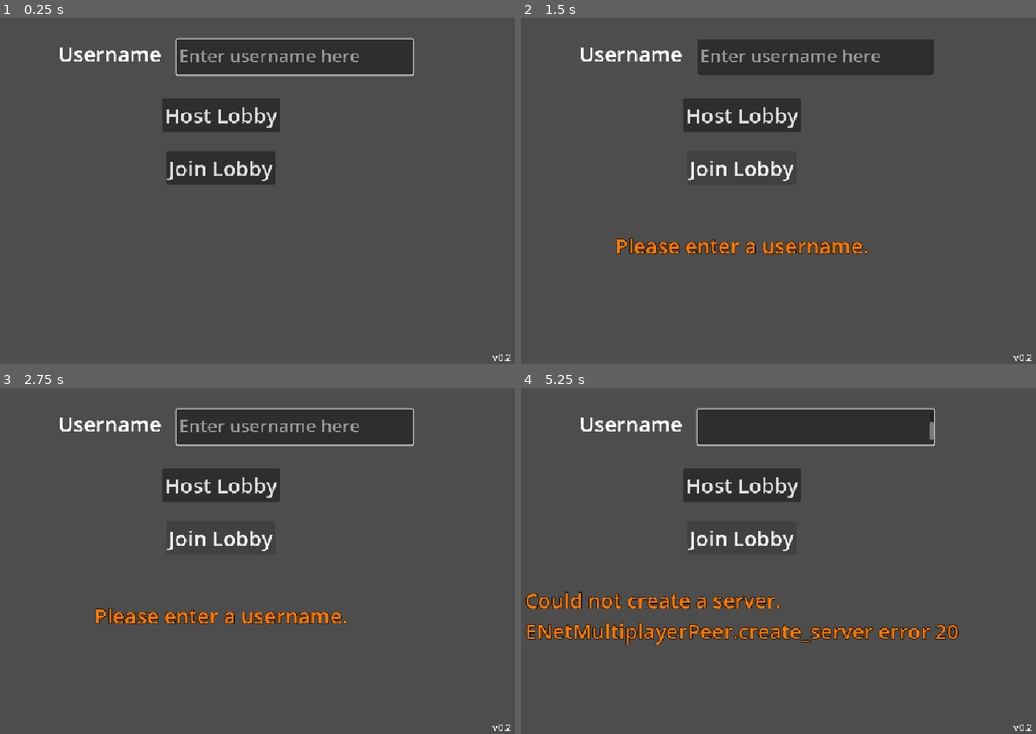
Above: before the commit, frames 1-4 (two rows, left to right).
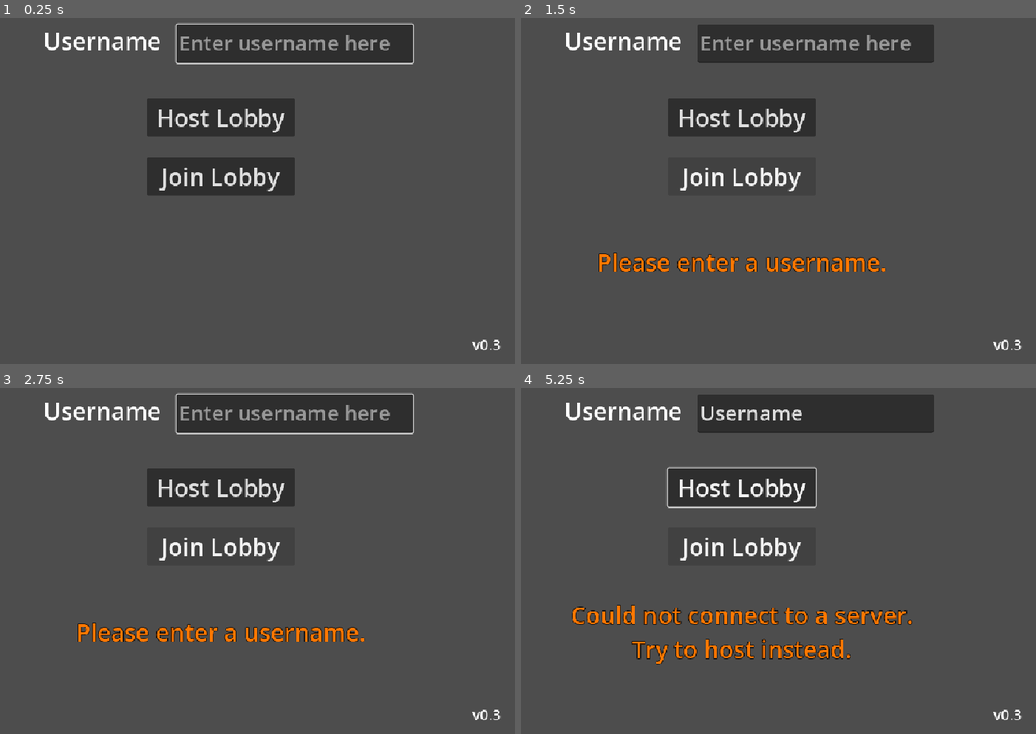
Above: after the commit, the same moments.

Repository: BilgiPasa/chat-app-in-godot
Game: Godot game, scene res://main_scene.tscn
Two runs of this game, one before a commit and one after it. Both use one fixed random seed, a clock stepped at 60 frames per second and the inputs below.
Inputs:
- Up to frame 1 (0.25 s): no input
- Up to frame 2 (1.5 s): click "Host Lobby" at 0.5 s; click "Join Lobby" at 1.25 s
- Up to frame 3 (2.75 s): hold Tab (tab) from 2.03 s (still down)
- Up to frame 4 (5.25 s): type "Username" at 2.75 s; tap Enter (enter) at 3.5, 3.8 s; release Tab (tab) at 3.53 s; tap Tab (tab) at 3.6, 5.1 s; hold Tab (tab) 4.28-5.03 s

The runs differ from the first frame. In frame 1, 10% of the frame differs, in the area x 8-100%, y 1-100%; in frame 2, 10%; in frame 3, 11%; in frame 4, 13%, in the area x 0-100%, y 1-100%.

Commit message:
Add a basic animation to warning label when trying to connect, Update error reporting when trying to host or join, Update the UI, Update some code, Add some comments, Update README, Update to version 0.3

Diff:
--- a/main_scene.gd
+++ b/main_scene.gd
@@ -1,32 +1,36 @@
 extends Control
 
-@export var reset_text_timer: Timer
-@export var revert_text_timer: Timer
+@export var reset_text_timer: Timer # For sending message when pressed enter
+@export var revert_text_timer: Timer # For reverting text when pressed tab
+@export var dots_timer: Timer # For animating the dots of the warning label
 @export var version_label: Label
 
-@export var start_menu: Control
+@export var start_menu: Control # The menu that shows at start
 @export var username_text_edit: TextEdit
 @export var host_button: Button
 @export var join_button: Button
 @export var warning_label: Label
 
-@export var chat_menu: Control
+@export var chat_menu: Control # The chat menu
 @export var chat_text_edit: TextEdit
 @export var message_text_edit: TextEdit
 @export var send_button: Button
 
 const PORT: int = 9999
-const TEXT_TIMERS_WAIT_SECONDS: float = 0.1
+const TEXT_TIMERS_WAIT_SECONDS: float = 0.01
+const DOTS_TIMER_WAIT_SECONDS: float = 0.75
 const USERNAME_ERROR_TEXT: String = "Please enter a username."
-const USERNAME_ERROR_TEXT_2: String = "Please don't have a space at the start of the username."
-const USERNAME_ERROR_TEXT_3: String = "Please don't have a space at the end of the username."
-
+const USERNAME_ERROR_TEXT_2: String = "Please don't have a space\nat the start of the username."
+const USERNAME_ERROR_TEXT_3: String = "Please don't have a space\nat the end of the username."
+const TRYING_TO_CONNECT_TEXT: String = "Trying to connect to the server."
+
+var dots_of_the_text: int = 1 # For the dots_timer
 var lobby_chat: String = "" # This variable is only used by the host.
 var username: String
-var temp_str: String
+var temp_str: String # For storing texts temporarily
 
 enum RevertTypes{USERNAME, MESSAGE} # Types of text reverting when pressed tab
-var current_revert_type: RevertTypes
+var current_revert_type: RevertTypes # Used for reverting text when pressed tab
 var shift_tabbed_at_start_menu: bool = false # Used for determining what to grab focus after reverting the text at the start menu
 
 func _ready() -> void:
@@ -35,16 +39,18 @@
 	process_mode = Node.PROCESS_MODE_ALWAYS
 	reset_text_timer.wait_time = TEXT_TIMERS_WAIT_SECONDS
 	revert_text_timer.wait_time = TEXT_TIMERS_WAIT_SECONDS
+	dots_timer.wait_time = DOTS_TIMER_WAIT_SECONDS
 	version_label.text = "v" + str(ProjectSettings.get_setting("application/config/version"))
 	warning_label.hide()
 	chat_text_edit.editable = false
 	open_start_menu()
 
-func made_connection() -> void:
+func made_connection() -> void: # When clients enters a lobby
 	open_chat_menu()
 	send_message.rpc("\n[Client] " + username + " entered the lobby at " + Time.get_time_string_from_system())
 
-func failed_connection() -> void:
+func failed_connection() -> void: # When client fails to connect
+	dots_timer.stop()
 	show_warning_label_with_text("Could not connect to the server.")
 	multiplayer.multiplayer_peer = OfflineMultiplayerPeer.new()
 	host_button.disabled = false
@@ -74,9 +80,15 @@
 	else:
 		username = username_text_edit.text
 		var peer = ENetMultiplayerPeer.new()
-		var error = peer.create_server(PORT)
-
-		if error:
+		var error: int = peer.create_server(PORT)
+
+		if error == 20: # If the error is ERR_CANT_CREATE
+			show_warning_label_with_text("Could not create a server.\nTry to join instead.")
+			return
+		elif error == 22: # If the error is ERR_ALREADY_IN_USE
+			show_warning_label_with_text("Could not create a server.\nYou are already in a server.")
+			return
+		elif error: # If there is an another error
 			show_warning_label_with_text("Could not create a server.\nENetMultiplayerPeer.create_server error " + str(error))
 			return
 
@@ -96,19 +108,26 @@
 	else:
 		username = username_text_edit.text
 		var peer = ENetMultiplayerPeer.new()
-		var error = peer.create_client("127.0.0.1", PORT)
-
-		if error:
+		var error: int = peer.create_client("127.0.0.1", PORT) # Connect to localhost
+
+		if error == 20: # If the error is ERR_CANT_CREATE
+			show_warning_label_with_text("Could not connect to a server.\nTry to host instead.")
+			return
+		elif error == 22: # If the error is ERR_ALREADY_IN_USE
+			show_warning_label_with_text("Could not connect to a server.\nYou are already in a server.")
+			return
+		elif error: # If there is an another error
 			show_warning_label_with_text("Could not create a server.\nENetMultiplayerPeer.create_client error " + str(error))
 			return
 
 		multiplayer.multiplayer_peer = peer
 		host_button.disabled = true
 		join_button.disabled = true
-		show_warning_label_with_text("Trying to connect to the server.")
+		show_warning_label_with_text(TRYING_TO_CONNECT_TEXT)
+		dots_timer.start()
 
 func _input(event: InputEvent) -> void:
-	if event.is_action_pressed("enter"):
+	if event.is_action_pressed("enter"): # If pressed enter
 		if start_menu.visible && username_text_edit.has_focus():
 			current_revert_type = RevertTypes.USERNAME
 			temp_str = username_text_edit.text
@@ -121,9 +140,8 @@
 			else:
 				send_message_and_reset_text("\n" + username + ": " + temp_str)
 
-	if event.is_action_pressed("shift_tab"):
+	if event.is_action_pressed("tab"): # If pressed tab
 		if start_menu.visible && username_text_edit.has_focus():
-			shift_tabbed_at_start_menu = true
 			current_revert_type = RevertTypes.USERNAME
 			temp_str = username_text_edit.text
 			revert_text_timer.start()
@@ -131,8 +149,10 @@
 			current_revert_type = RevertTypes.MESSAGE
 			temp_str = message_text_edit.text
 			revert_text_timer.start()
-	elif event.is_action_pressed("tab"):
+
+	if event.is_action_pressed("shift_tab"): # If pressed shift + tab
 		if start_menu.visible && username_text_edit.has_focus():
+			shift_tabbed_at_start_menu = true
 			current_revert_type = RevertTypes.USERNAME
 			temp_str = username_text_edit.text
 			revert_text_timer.start()
@@ -183,6 +203,17 @@
 		message_text_edit.text = temp_str
 		send_button.grab_focus()
 
+func _on_dots_timer_timeout() -> void:
+	if dots_of_the_text == 1:
+		show_warning_label_with_text(TRYING_TO_CONNECT_TEXT + ".")
+		dots_of_the_text = 2
+	elif dots_of_the_text == 2:
+		show_warning_label_with_text(TRYING_TO_CONNECT_TEXT + "..")
+		dots_of_the_text = 3
+	else:
+		show_warning_label_with_text(TRYING_TO_CONNECT_TEXT)
+		dots_of_the_text = 1
+
 func text_is_null_or_empty(text: String) -> bool:
 	return text == null || text.is_empty()
 
--- a/main_scene.tscn
+++ b/main_scene.tscn
@@ -2,7 +2,7 @@
 
 [ext_resource type="Script" uid="uid://dieqc6fxr55eo" path="res://main_scene.gd" id="1_0f027"]
 
-[node name="MainScene" type="Control" unique_id=2032507651 node_paths=PackedStringArray("reset_text_timer", "revert_text_timer", "version_label", "start_menu", "username_ …(126 unchanged characters)…
+[node name="MainScene" type="Control" unique_id=2032507651 node_paths=PackedStringArray("reset_text_timer", "revert_text_timer", "dots_timer", "version_label", "start_menu", "username_ …(126 unchanged characters)…
 layout_mode = 3
 anchors_preset = 15
 anchor_right = 1.0
@@ -12,6 +12,7 @@
 script = ExtResource("1_0f027")
 reset_text_timer = NodePath("ResetTextTimer")
 revert_text_timer = NodePath("RevertTextTimer")
+dots_timer = NodePath("DotsTimer")
 version_label = NodePath("VersionLabel")
 start_menu = NodePath("StartMenu")
 username_text_edit = NodePath("StartMenu/UsernameTextEdit")
@@ -27,6 +28,8 @@
 
 [node name="RevertTextTimer" type="Timer" parent="." unique_id=530097133]
 
+[node name="DotsTimer" type="Timer" parent="." unique_id=1086419890]
+
 [node name="VersionLabel" type="Label" parent="." unique_id=1321091870]
 layout_mode = 1
 anchors_preset = 3
@@ -34,10 +37,13 @@
 anchor_top = 1.0
 anchor_right = 1.0
 anchor_bottom = 1.0
-offset_left = -40.0
-offset_top = -23.0
+offset_left = -75.0
+offset_top = -50.0
+offset_right = -22.0
+offset_bottom = -15.0
 grow_horizontal = 0
 grow_vertical = 0
+theme_override_font_sizes/font_size = 25
 text = "vA.B"
 
 [node name="StartMenu" type="Control" parent="." unique_id=1366307642]
@@ -55,13 +61,13 @@
 anchor_top = 0.5
 anchor_right = 0.5
 anchor_bottom = 0.5
-offset_left = -275.0
-offset_top = -150.0
-offset_right = -100.99982
-offset_bottom = -101.0
-grow_horizontal = 2
-grow_vertical = 2
-theme_override_font_sizes/font_size = 35
+offset_left = -300.0
+offset_top = -175.0
+offset_right = -100.0
+offset_bottom = -120.0
+grow_horizontal = 2
+grow_vertical = 2
+theme_override_font_sizes/font_size = 40
 text = "Username"
 
 [node name="UsernameTextEdit" type="TextEdit" parent="StartMenu" unique_id=1501573926]
@@ -72,9 +78,9 @@
 anchor_right = 0.5
 anchor_bottom = 0.5
 offset_left = -75.0
-offset_top = -150.0
+offset_top = -175.0
 offset_right = 325.0
-offset_bottom = -90.0
+offset_bottom = -110.0
 grow_horizontal = 2
 grow_vertical = 2
 focus_neighbor_left = NodePath(".")
@@ -83,7 +89,7 @@
 focus_neighbor_bottom = NodePath("../HostButton")
 focus_next = NodePath("../HostButton")
 focus_previous = NodePath("../JoinButton")
-theme_override_font_sizes/font_size = 30
+theme_override_font_sizes/font_size = 35
 placeholder_text = "Enter username here"
 
 [node name="HostButton" type="Button" parent="StartMenu" unique_id=2056471191]
@@ -93,10 +99,10 @@
 anchor_top = 0.5
 anchor_right = 0.5
 anchor_bottom = 0.5
-offset_left = -99.5
+offset_left = -125.0
 offset_top = -50.0
-offset_right = 99.5
-offset_bottom = 7.0
+offset_right = 125.0
+offset_bottom = 15.0
 grow_horizontal = 2
 grow_vertical = 2
 focus_neighbor_left = NodePath(".")
@@ -105,7 +111,7 @@
 focus_neighbor_bottom = NodePath("../JoinButton")
 focus_next = NodePath("../JoinButton")
 focus_previous = NodePath("../UsernameTextEdit")
-theme_override_font_sizes/font_size = 35
+theme_override_font_sizes/font_size = 40
 text = "Host Lobby"
 
 [node name="JoinButton" type="Button" parent="StartMenu" unique_id=399272291]
@@ -115,10 +121,10 @@
 anchor_top = 0.5
 anchor_right = 0.5
 anchor_bottom = 0.5
-offset_left = -92.0
-offset_top = 40.0
-offset_right = 92.0
-offset_bottom = 97.0
+offset_left = -125.0
+offset_top = 50.0
+offset_right = 125.0
+offset_bottom = 115.0
 grow_horizontal = 2
 grow_vertical = 2
 focus_neighbor_left = NodePath(".")
@@ -127,7 +133,7 @@
 focus_neighbor_bottom = NodePath(".")
 focus_next = NodePath("../UsernameTextEdit")
 focus_previous = NodePath("../HostButton")
-theme_override_font_sizes/font_size = 35
+theme_override_font_sizes/font_size = 40
 text = "Join Lobby"
 
 [node name="WarningLabel" type="Label" parent="StartMenu" unique_id=1943145844]
@@ -137,17 +143,19 @@
 anchor_top = 0.5
 anchor_right = 0.5
 anchor_bottom = 0.5
-offset_left = -121.0
-offset_top = 175.0
-offset_right = 121.0
-offset_bottom = 224.0
+offset_left = -138.0
+offset_top = 200.0
+offset_right = 138.0
+offset_bottom = 255.00024
 grow_horizontal = 2
 grow_vertical = 2
 theme_override_colors/font_color = Color(1, 0.47058824, 0, 1)
 theme_override_colors/font_outline_color = Color(0, 0, 0, 1)
 theme_override_constants/outline_size = 5
-theme_override_font_sizes/font_size = 35
+theme_override_font_sizes/font_size = 40
 text = "Warning Label"
+horizontal_alignment = 1
+vertical_alignment = 1
 
 [node name="ChatMenu" type="Control" parent="." unique_id=282802438]
 visible = false
@@ -165,10 +173,10 @@
 anchor_top = 0.5
 anchor_right = 0.5
 anchor_bottom = 0.5
-offset_left = -300.0
-offset_top = -325.0
-offset_right = 300.0
-offset_bottom = 175.0
+offset_left = -375.0
+offset_top = -350.0
+offset_right = 375.0
+offset_bottom = 200.0
 grow_horizontal = 2
 grow_vertical = 2
 theme_override_font_sizes/font_size = 30
@@ -180,10 +188,10 @@
 anchor_top = 0.5
 anchor_right = 0.5
 anchor_bottom = 0.5
-offset_left = -300.0
-offset_top = 180.0
-offset_right = 200.0
-offset_bottom = 240.0
+offset_left = -375.0
+offset_top = 205.0
+offset_right = 275.0
+offset_bottom = 265.0
 grow_horizontal = 2
 grow_vertical = 2
 focus_neighbor_left = NodePath(".")
@@ -201,10 +209,10 @@
 anchor_top = 0.5
 anchor_right = 0.5
 anchor_bottom = 0.5
-offset_left = 205.0
-offset_top = 180.0
-offset_right = 300.0
-offset_bottom = 240.0
+offset_left = 280.0
+offset_top = 205.0
+offset_right = 375.0
+offset_bottom = 265.0
 grow_horizontal = 2
 grow_vertical = 2
 focus_neighbor_left = NodePath("../MessageTextEdit")
@@ -218,6 +226,7 @@
 
 [connection signal="timeout" from="ResetTextTimer" to="." method="_on_reset_text_timer_timeout"]
 [connection signal="timeout" from="RevertTextTimer" to="." method="_on_revert_text_timer_timeout"]
+[connection signal="timeout" from="DotsTimer" to="." method="_on_dots_timer_timeout"]
 [connection signal="pressed" from="StartMenu/HostButton" to="." method="_on_host_button_pressed"]
 [connection signal="pressed" from="StartMenu/JoinButton" to="." method="_on_join_button_pressed"]
 [connection signal="pressed" from="ChatMenu/SendButton" to="." method="_on_send_button_pressed"]
--- a/project.godot
+++ b/project.godot
@@ -11,7 +11,7 @@
 [application]
 
 config/name="chat-app-in-godot"
-config/version="0.2"
+config/version="0.3"
 run/main_scene="uid://b5ntrgrlbmvcd"
 config/features=PackedStringArray("4.7", "Forward Plus")
 config/icon="res://icon.svg"
@@ -34,14 +34,14 @@
 "events": [Object(InputEventKey,"resource_local_to_scene":false,"resource_name":"","device":-1,"window_id":0,"alt_press …(195 unchanged characters)…
 ]
 }
+tab={
+"deadzone": 0.2,
+"events": [Object(InputEventKey,"resource_local_to_scene":false,"resource_name":"","device":-1,"window_id":0,"alt_pressed":false,"shift_pressed":false,"ctrl_pressed":false,"meta_pressed":false,"pressed":false,"keycode":0,"physical_keycode":4194306,"key_label":0,"unicode":0,"location":0,"echo":false,"script":null)
+]
+}
 shift_tab={
 "deadzone": 0.2,
 "events": [Object(InputEventKey,"resource_local_to_scene":false,"resource_name":"","device":-1,"window_id":0,"alt_press …(194 unchanged characters)…
-]
-}
-tab={
-"deadzone": 0.2,
-"events": [Object(InputEventKey,"resource_local_to_scene":false,"resource_name":"","device":-1,"window_id":0,"alt_pressed":false,"shift_pressed":false,"ctrl_pressed":false,"meta_pressed":false,"pressed":false,"keycode":0,"physical_keycode":4194306,"key_label":0,"unicode":0,"location":0,"echo":false,"script":null)
 ]
 }
 
